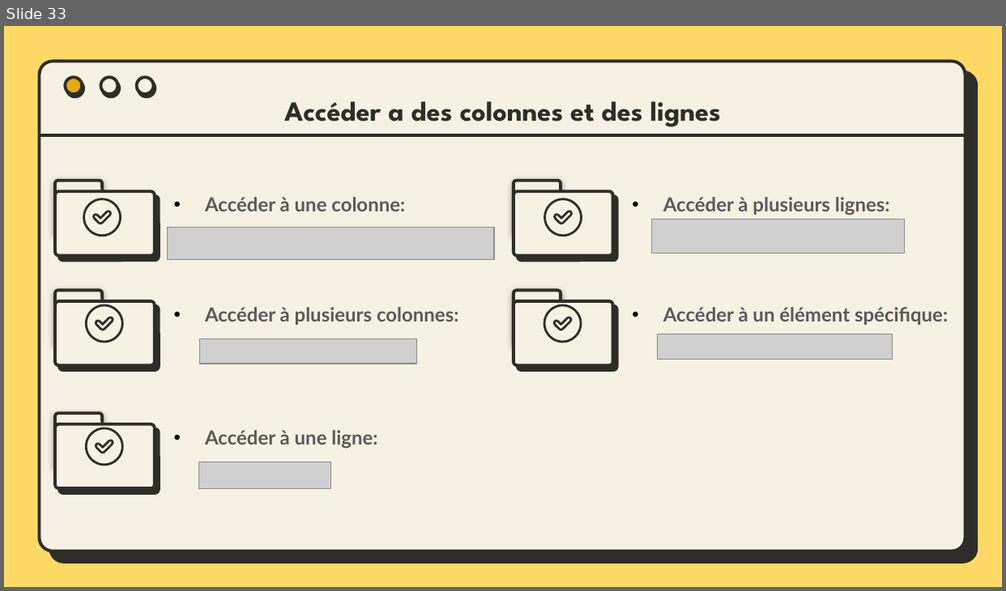
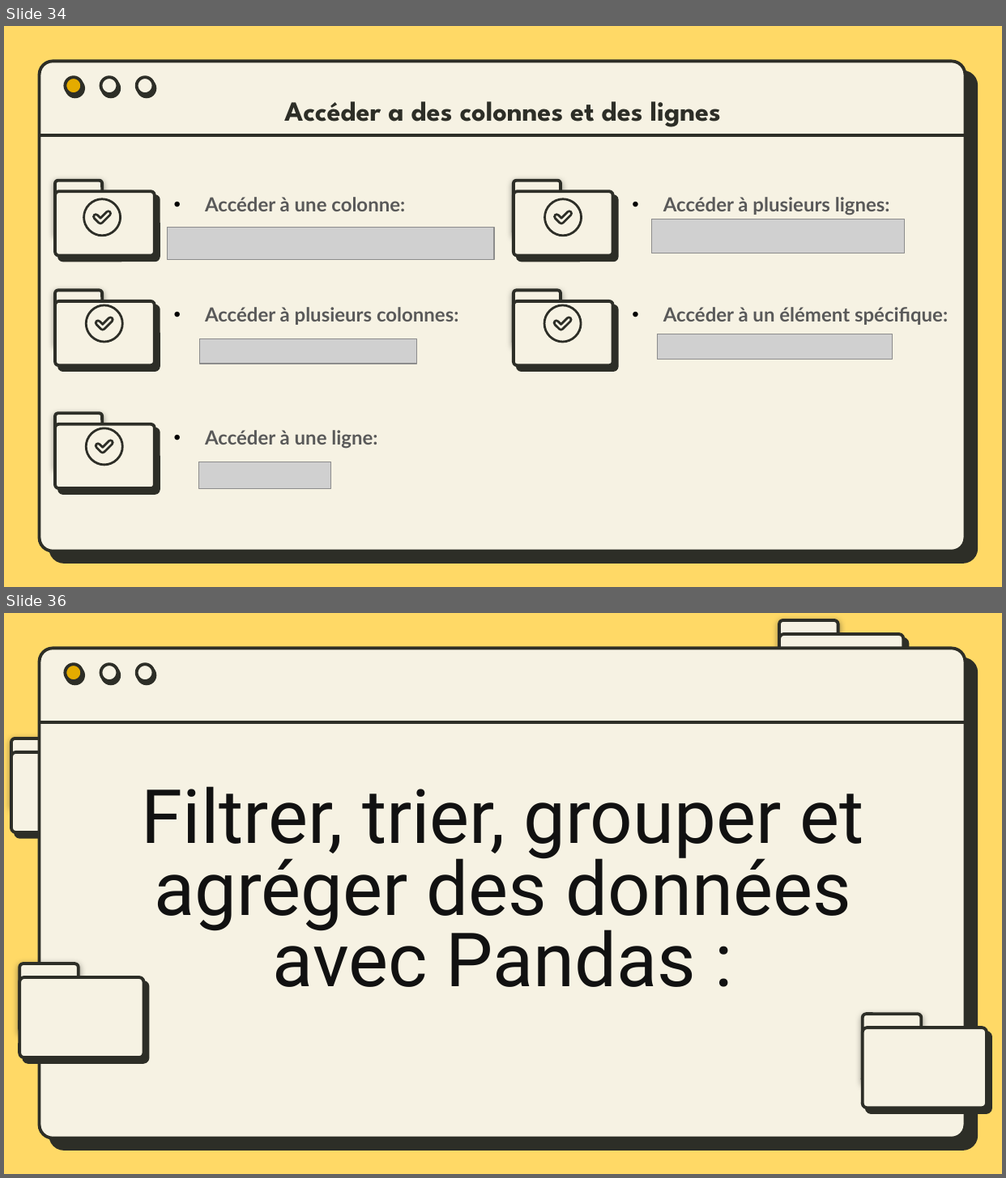
Before and after one commit to bydevmar/Master_MASD_FPO, a slide deck: SEMESTER 1/Modélisation avec Python/M- Pandas/Presentation/Pandas.pptx. Shown one above the other, each under a label of ours: slide 33 before the commit, slides 34 and 36 after it; the slides between them are not shown. The pictures are 1006x591 and 1006x1178 pixels, drawn with LibreOffice and Linux fonts; fonts in the diff are those of the drawing; grey boxes stand for pictures. Boxes give left, top, right and bottom in pixels: in the first picture for what was removed or moved away, otherwise in the second. Text is boxed around its words. In the diff, an @@ line names an element or a change of style, - is before the commit and + after.

Commit message:
PANDAS presentation progressing

```diff
--- a/SEMESTER 1/Modélisation avec Python/M- Pandas/Presentation/Pandas.pptx
+++ b/SEMESTER 1/Modélisation avec Python/M- Pandas/Presentation/Pandas.pptx
@@ slide 36 added at bbox=[4, 613, 1002, 1174], background #FFD966; not listed: 5 template elements that a slide beside it also shows @@
@@ rounded rectangle added at bbox=[779, 620, 838, 689], fill #F6F2E3, outline #2D2E27 2.25 pt @@
@@ rounded rectangle added at bbox=[779, 634, 903, 713], fill #F6F2E3, outline #2D2E27 2.25 pt @@
@@ rounded rectangle added at bbox=[11, 739, 70, 807], fill #F6F2E3, outline #2D2E27 2.25 pt @@
@@ rounded rectangle added at bbox=[11, 752, 134, 833], fill #F6F2E3, outline #2D2E27 2.25 pt @@
@@ title added at bbox=[142, 786, 863, 987], 54 pt, text #111111 @@
+Filtrer, trier, grouper et agréger des données avec Pandas :
@@ rounded rectangle added at bbox=[20, 965, 79, 1033], fill #F6F2E3, outline #2D2E27 2.25 pt @@
@@ rounded rectangle added at bbox=[20, 977, 143, 1057], fill #F6F2E3, outline #2D2E27 2.25 pt @@
@@ rounded rectangle added at bbox=[863, 1014, 921, 1083], fill #F6F2E3, outline #2D2E27 2.25 pt @@
@@ rounded rectangle added at bbox=[863, 1029, 986, 1108], fill #F6F2E3, outline #2D2E27 2.25 pt @@
@@ what was slide 33 is now slide 34 @@
```
Also in this commit, not shown: 5 other slides added, 1 other file.
